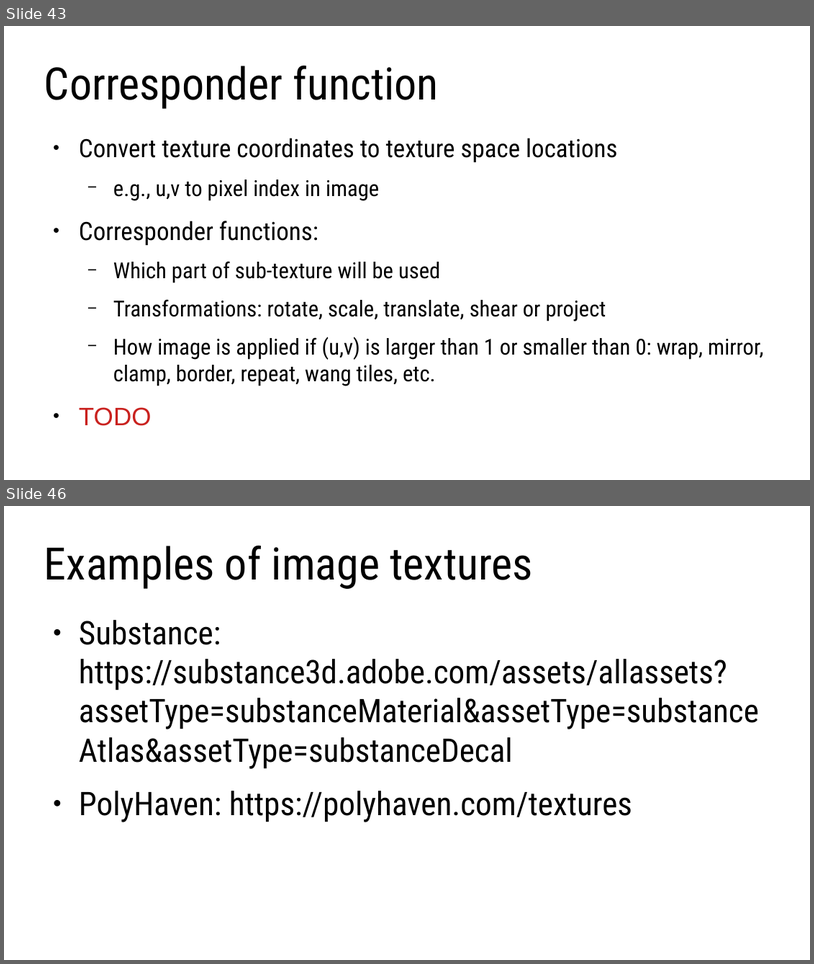
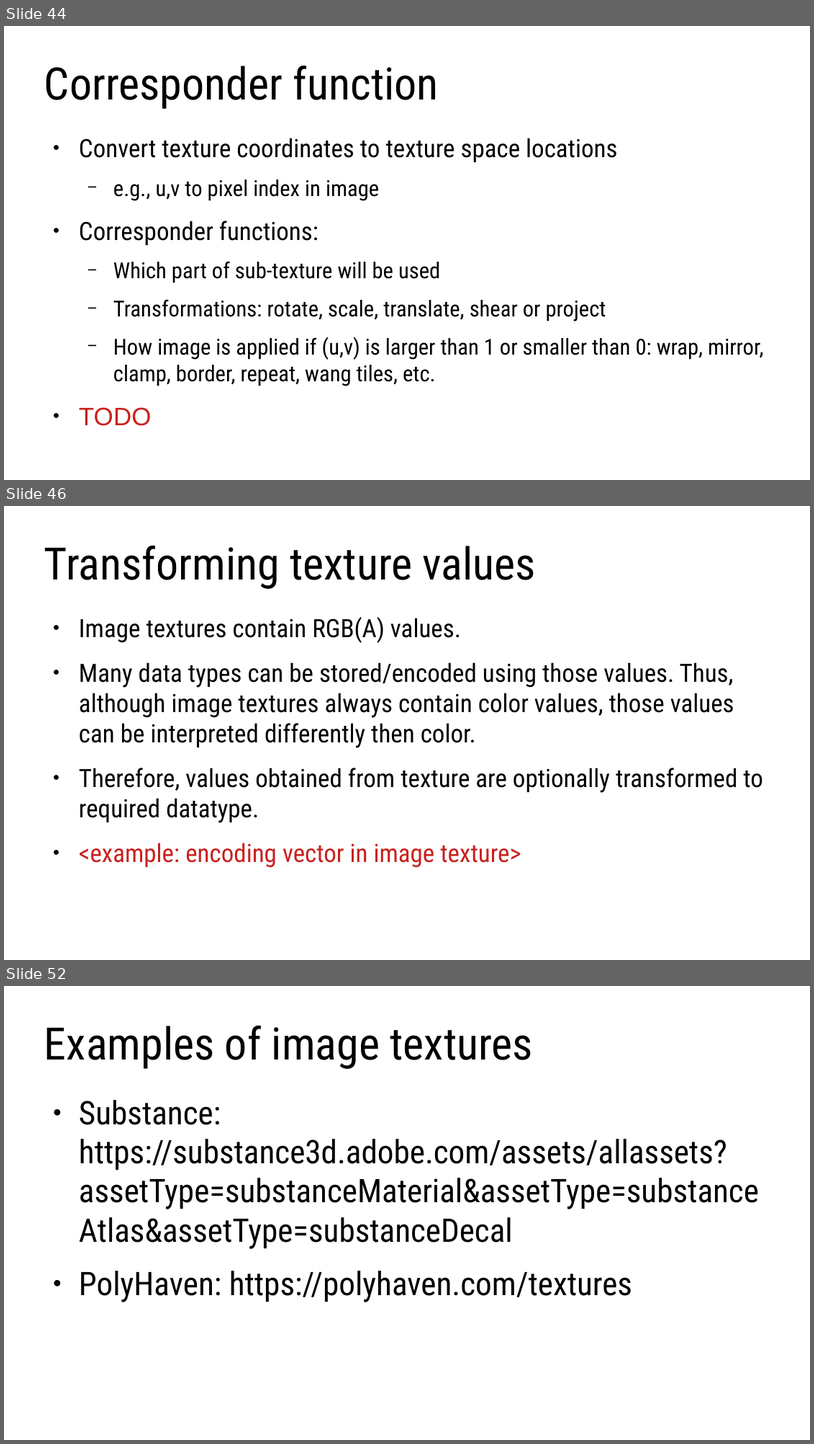
Before and after one commit to lorentzo/IntroductionToComputerGraphics, a slide deck: lectures/3_foundations_3d_scene/3_2_2_3D_models_material.odp. Shown one above the other, each under a label of ours: slides 43 and 46 before the commit, slides 44, 46 and 52 after it; the slides between them are not shown. The pictures are 814x964 and 814x1444 pixels, drawn with LibreOffice and Linux fonts; fonts in the diff are those of the drawing. Boxes give left, top, right and bottom in pixels: in the first picture for what was removed or moved away, otherwise in the second. Text is boxed around its words. In the diff, an @@ line names an element or a change of style, - is before the commit and + after.

```diff
--- a/lectures/3_foundations_3d_scene/3_2_2_3D_models_material.odp
+++ b/lectures/3_foundations_3d_scene/3_2_2_3D_models_material.odp
@@ slide 46 added at [4, 506, 810, 960], background #FFFFFF @@
@@ title added at [44, 546, 536, 589], 44 pt, text #000000 @@
+Transforming texture values
@@ text added at [79, 617, 764, 867], 24.8 pt, text #000000 @@
+● Image textures contain RGB(A) values.
+● Many data types can be stored/encoded using those values. Thus, although image textures always contain color values, those values can be interpreted differently then color.
+● Therefore, values obtained from texture are optionally transformed to required datatype.
+● <example: encoding vector in image texture>
@@ what was slide 43 is now slide 44 @@
@@ what was slide 46 is now slide 52 @@
```
Also in this commit, not shown: 2 slides changed, 8 other slides added, 1 slide removed, 8 other files.
